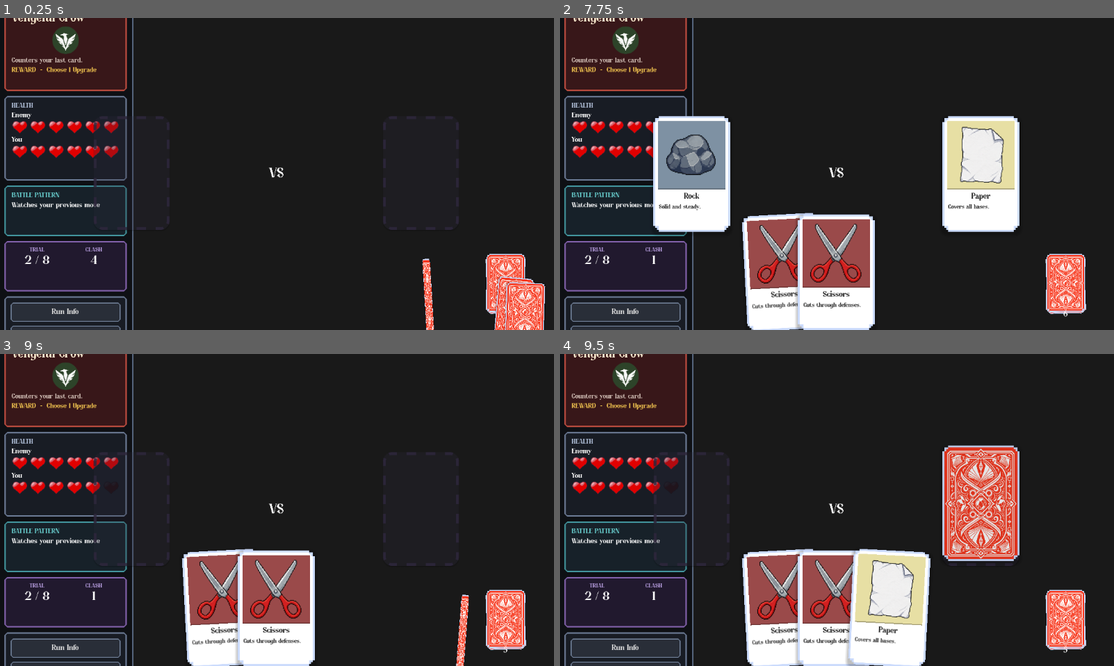
Above: before the commit, frames 1-4 (two rows, left to right).
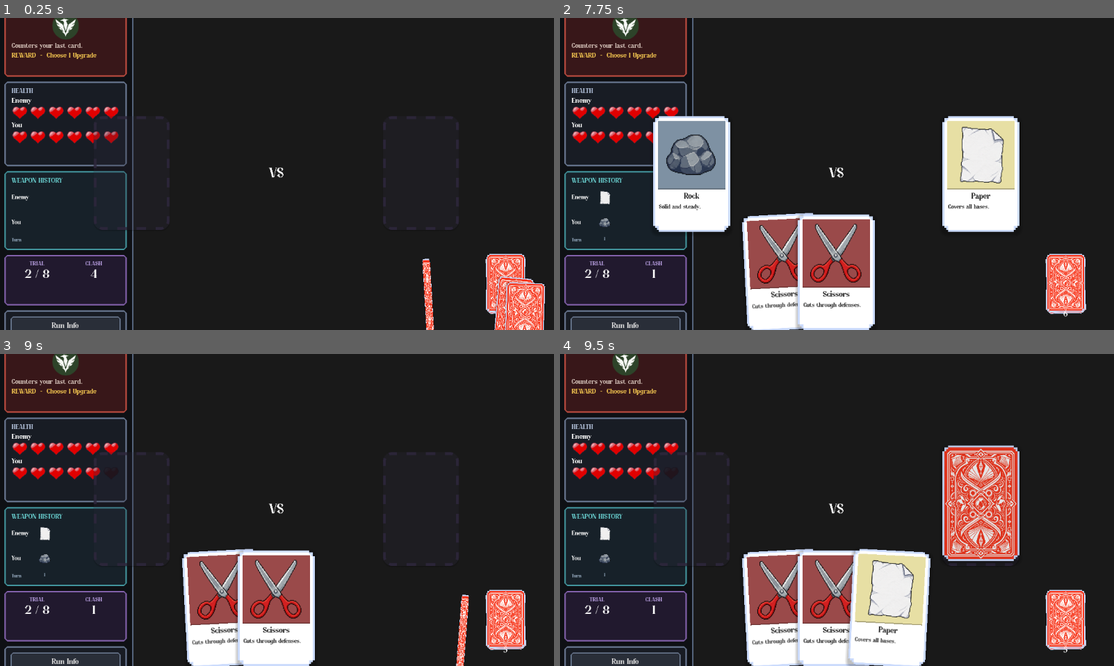
Above: after the commit, the same moments.

Repository: MaulRai/jankpot
Game: Godot game, scene res://scenes/main/Main.tscn
Two runs of this game, one before a commit and one after it. Both use one fixed random seed, a clock stepped at 60 frames per second and the inputs below.
Inputs (mouse positions are in pixels of both pictures, inside the frame that each line leads up to):
- Up to frame 1 (0.25 s): no input
- Up to frame 2 (7.75 s): click "Run Info" at 0.5 s; click "Run Info" at 1.25 s; click "Run Info" at 2 s; tap Enter at 2.75, 5 s; drag from (981, 174) to (892, 105) at 2.77 s; tap Space at 3.5 s; drag from (781, 270) to (809, 236) at 3.52 s; move the mouse to (837, 258) at 4.27 s; click (837, 258) at 4.42 s; drag from (886, 270) to (670, 127) at 5.02 s; drag from (687, 167) to (864, 174) at 5.77 s; drag from (692, 174) to (753, 96) at 6.52 s; move the mouse to (864, 174) at 7.27 s; click (864, 174) at 7.42 s
- Up to frame 3 (9 s): drag from (193, 432) to (166, 525) at 8.02 s; drag from (526, 647) to (332, 441) at 8.77 s
- Up to frame 4 (9.5 s): no input

The runs differ from the first frame. In frame 1, 7.5% of the frame differs, in the area x 0-23%, y 0-100%; in frame 2, 7.1%; in frame 3, 7.4%; in frame 4, 7.4%.

Commit message:
feat: history

Diff:
--- a/scenes/ui/BattleSidebar.tscn
+++ b/scenes/ui/BattleSidebar.tscn
@@ -207,34 +207,84 @@
 layout_mode = 2
 theme_override_constants/separation = 3
 
-[node name="RulePanel" type="PanelContainer" parent="Margin/Sections"]
-custom_minimum_size = Vector2(0, 105)
+[node name="HistoryPanel" type="PanelContainer" parent="Margin/Sections"]
+custom_minimum_size = Vector2(0, 145)
 layout_mode = 2
 theme_override_styles/panel = SubResource("Style_rule")
 
-[node name="Margin" type="MarginContainer" parent="Margin/Sections/RulePanel"]
+[node name="Margin" type="MarginContainer" parent="Margin/Sections/HistoryPanel"]
 layout_mode = 2
 theme_override_constants/margin_left = 12
 theme_override_constants/margin_top = 10
 theme_override_constants/margin_right = 12
 theme_override_constants/margin_bottom = 10
 
-[node name="Content" type="VBoxContainer" parent="Margin/Sections/RulePanel/Margin"]
-layout_mode = 2
-theme_override_constants/separation = 6
-
-[node name="Title" type="Label" parent="Margin/Sections/RulePanel/Margin/Content"]
+[node name="Content" type="VBoxContainer" parent="Margin/Sections/HistoryPanel/Margin"]
+layout_mode = 2
+theme_override_constants/separation = 4
+
+[node name="Title" type="Label" parent="Margin/Sections/HistoryPanel/Margin/Content"]
 layout_mode = 2
 theme_override_colors/font_color = Color(0.42, 0.83, 0.83, 1)
 theme_override_font_sizes/font_size = 14
-text = "BATTLE PATTERN"
-
-[node name="RuleText" type="Label" parent="Margin/Sections/RulePanel/Margin/Content"]
-unique_name_in_owner = true
-layout_mode = 2
-theme_override_font_sizes/font_size = 15
-text = "No special rule"
-autowrap_mode = 2
+text = "WEAPON HISTORY"
+
+[node name="EnemyHistoryRow" type="HBoxContainer" parent="Margin/Sections/HistoryPanel/Margin/Content"]
+custom_minimum_size = Vector2(0, 48)
+layout_mode = 2
+theme_override_constants/separation = 6
+
+[node name="Label" type="Label" parent="Margin/Sections/HistoryPanel/Margin/Content/EnemyHistoryRow"]
+custom_minimum_size = Vector2(48, 0)
+layout_mode = 2
+theme_override_font_sizes/font_size = 13
+text = "Enemy"
+vertical_alignment = 1
+
+[node name="EnemyHistory" type="HBoxContainer" parent="Margin/Sections/HistoryPanel/Margin/Content/EnemyHistoryRow"]
+unique_name_in_owner = true
+layout_mode = 2
+size_flags_horizontal = 3
+theme_override_constants/separation = 4
+alignment = 0
+
+[node name="PlayerHistoryRow" type="HBoxContainer" parent="Margin/Sections/HistoryPanel/Margin/Content"]
+custom_minimum_size = Vector2(0, 48)
+layout_mode = 2
+theme_override_constants/separation = 6
+
+[node name="Label" type="Label" parent="Margin/Sections/HistoryPanel/Margin/Content/PlayerHistoryRow"]
+custom_minimum_size = Vector2(48, 0)
+layout_mode = 2
+theme_override_font_sizes/font_size = 13
+text = "You"
+vertical_alignment = 1
+
+[node name="PlayerHistory" type="HBoxContainer" parent="Margin/Sections/HistoryPanel/Margin/Content/PlayerHistoryRow"]
+unique_name_in_owner = true
+layout_mode = 2
+size_flags_horizontal = 3
+theme_override_constants/separation = 4
+alignment = 0
+
+[node name="TurnHistoryRow" type="HBoxContainer" parent="Margin/Sections/HistoryPanel/Margin/Content"]
+custom_minimum_size = Vector2(0, 16)
+layout_mode = 2
+theme_override_constants/separation = 6
+
+[node name="Label" type="Label" parent="Margin/Sections/HistoryPanel/Margin/Content/TurnHistoryRow"]
+custom_minimum_size = Vector2(48, 0)
+layout_mode = 2
+theme_override_colors/font_color = Color(0.58, 0.66, 0.74, 1)
+theme_override_font_sizes/font_size = 10
+text = "Turn"
+
+[node name="TurnHistory" type="HBoxContainer" parent="Margin/Sections/HistoryPanel/Margin/Content/TurnHistoryRow"]
+unique_name_in_owner = true
+layout_mode = 2
+size_flags_horizontal = 3
+theme_override_constants/separation = 4
+alignment = 0
 
 [node name="ProgressPanel" type="PanelContainer" parent="Margin/Sections"]
 custom_minimum_size = Vector2(0, 105)
--- a/scripts/game/GameController.gd
+++ b/scripts/game/GameController.gd
@@ -151,6 +151,7 @@
 	# 6. Resolve battle
 	var result: BattleResolver.Result = battle_resolver.resolve(card_data.card_type, enemy_card.card_type)
 	await _apply_result(result, card_data, enemy_card)
+	battle_sidebar.add_history(card_data, enemy_card)
 	enemy_controller.record_clash(card_data.card_type, enemy_card.card_type, result)
 
 	# 7. Brief pause, then blow both cards off the board.
@@ -587,6 +588,7 @@
 	player_slot.set_drop_target_active(false)
 	player_slot.clear_slot()
 	enemy_slot.clear_slot()
+	battle_sidebar.clear_history()
 	# hand_changed is ignored while animating, so remove the previous battle's
 	# surviving card views explicitly before drawing the new opening hand.
 	hand_view.set_cards([])
--- a/scripts/ui/BattleSidebar.gd
+++ b/scripts/ui/BattleSidebar.gd
@@ -9,11 +9,17 @@
 @onready var enemy_icon: TextureRect = %EnemyIcon
 @onready var behavior: Label = %Behavior
 @onready var reward: Label = %Reward
-@onready var rule_text: Label = %RuleText
+@onready var enemy_history: HBoxContainer = %EnemyHistory
+@onready var player_history: HBoxContainer = %PlayerHistory
+@onready var turn_history: HBoxContainer = %TurnHistory
 @onready var trial_value: Label = %TrialValue
 @onready var clash_value: Label = %ClashValue
 
 var _heart_texture: Texture2D = preload("res://assets/ui/heart.png")
+var _enemy_history_cards: Array[CardDef] = []
+var _player_history_cards: Array[CardDef] = []
+var _history_turns: Array[int] = []
+var _history_turn := 0
 
 func _ready() -> void:
 	_build_heart_row(enemy_hearts)
@@ -32,11 +38,90 @@
 	enemy_name.text = str(enemy_data.get("name", "Unknown Rival"))
 	behavior.text = str(enemy_data.get("description", "No known pattern."))
 	reward.text = "REWARD  -  %s" % str(enemy_data.get("reward", "Choose 1 Upgrade"))
-	rule_text.text = str(enemy_data.get("rule", "No special rule"))
 	var icon_path := str(enemy_data.get("icon", ""))
 	enemy_icon.visible = not icon_path.is_empty() and ResourceLoader.exists(icon_path)
 	if enemy_icon.visible:
 		enemy_icon.texture = load(icon_path)
+
+func clear_history() -> void:
+	_enemy_history_cards.clear()
+	_player_history_cards.clear()
+	_history_turns.clear()
+	_history_turn = 0
+	_render_history_row(enemy_history, _enemy_history_cards, false)
+	_render_history_row(player_history, _player_history_cards, false)
+	_render_turn_row(false)
+
+func add_history(player_card: CardDef, enemy_card: CardDef) -> void:
+	_history_turn += 1
+	_player_history_cards.append(player_card.copy())
+	_enemy_history_cards.append(enemy_card.copy())
+	_history_turns.append(_history_turn)
+	if _player_history_cards.size() > 5:
+		_player_history_cards.pop_front()
+	if _enemy_history_cards.size() > 5:
+		_enemy_history_cards.pop_front()
+	if _history_turns.size() > 5:
+		_history_turns.pop_front()
+	_render_history_row(player_history, _player_history_cards, true)
+	_render_history_row(enemy_history, _enemy_history_cards, true)
+	_render_turn_row(true)
+
+func _render_history_row(
+	container: HBoxContainer,
+	cards: Array[CardDef],
+	animate_latest: bool
+) -> void:
+	for child in container.get_children():
+		container.remove_child(child)
+		child.queue_free()
+	for i in range(cards.size()):
+		var card := cards[i]
+		var entry := Control.new()
+		entry.custom_minimum_size = Vector2(30.0, 36.0)
+		entry.mouse_filter = Control.MOUSE_FILTER_IGNORE
+		container.add_child(entry)
+
+		var icon := TextureRect.new()
+		icon.set_anchors_and_offsets_preset(Control.PRESET_FULL_RECT)
+		icon.texture = load(card.art_path) if ResourceLoader.exists(card.art_path) else null
+		icon.expand_mode = TextureRect.EXPAND_IGNORE_SIZE
+		icon.stretch_mode = TextureRect.STRETCH_KEEP_ASPECT_CENTERED
+		icon.mouse_filter = Control.MOUSE_FILTER_IGNORE
+		icon.tooltip_text = card.card_name
+		entry.add_child(icon)
+
+		if animate_latest and i == cards.size() - 1:
+			entry.modulate.a = 0.0
+			entry.position.y = -5.0
+			entry.scale = Vector2(0.9, 0.9)
+			entry.pivot_offset = entry.size * 0.5
+			var tween := create_tween()
+			tween.set_parallel(true)
+			tween.tween_property(entry, "modulate:a", 1.0, 0.22) \
+				.set_trans(Tween.TRANS_SINE).set_ease(Tween.EASE_OUT)
+			tween.tween_property(entry, "position:y", 0.0, 0.26) \
+				.set_trans(Tween.TRANS_CUBIC).set_ease(Tween.EASE_OUT)
+			tween.tween_property(entry, "scale", Vector2.ONE, 0.26) \
+				.set_trans(Tween.TRANS_BACK).set_ease(Tween.EASE_OUT)
+
+func _render_turn_row(animate_latest: bool) -> void:
+	for child in turn_history.get_children():
+		turn_history.remove_child(child)
+		child.queue_free()
+	for i in range(_history_turns.size()):
+		var turn_label := Label.new()
+		turn_label.custom_minimum_size = Vector2(30.0, 14.0)
+		turn_label.text = str(_history_turns[i])
+		turn_label.horizontal_alignment = HORIZONTAL_ALIGNMENT_CENTER
+		turn_label.add_theme_font_size_override("font_size", 10)
+		turn_label.modulate = Color(0.58, 0.66, 0.74, 1.0)
+		turn_history.add_child(turn_label)
+		if animate_latest and i == _history_turns.size() - 1:
+			turn_label.modulate.a = 0.0
+			var tween := create_tween()
+			tween.tween_property(turn_label, "modulate:a", 1.0, 0.22) \
+				.set_trans(Tween.TRANS_SINE).set_ease(Tween.EASE_OUT)
 
 func animate_heart_loss(is_player: bool, health_after_damage: int) -> void:
 	var container := player_hearts if is_player else enemy_hearts
